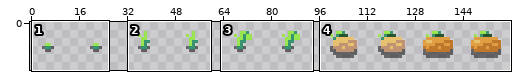
A sprite sheet gets an edit: static/textures/crop2.png. The first picture is a wide view before the edit; the outline marks the close-up.
Close-up. Earlier state:
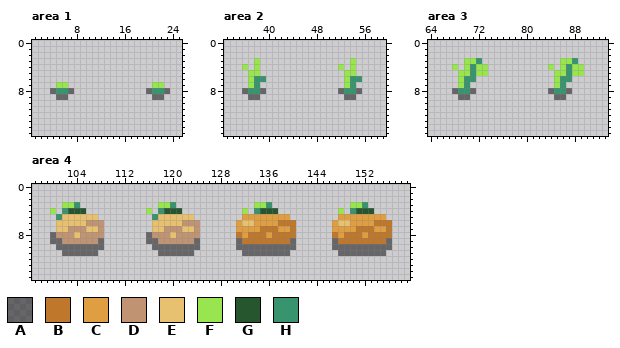
The file is 160x16 pixels. Shown: area 1: x 1..25, y 0..15; area 2: x 33..59, y 0..15; area 3: x 64..93, y 0..15; area 4: x 97..159, y 0..15.
Palette (. is transparent): A #00000080  B #be772b  C #de9e41  D #c09473  E #e8c170  F #99e550  G #25562e  H #37946e
Pixels before, area 1, first column x 4:
 7 .FF..............FF.
 8 AHHA............AHHA
 9 .AA..............AA.
Pixels before, area 2, first column x 36:
 3 ..F...............F.
 4 F.F.............F.F.
 5 .FF..............FF.
 6 .FHH.............FHH
 7 .FH..............FH.
 8 AHHA............AHHA
 9 .AA..............AA.
Pixels before, area 3, first column x 68:
 3 ..FFH.............FFH.
 4 F.FHFF..........F.FHFF
 5 .FFHFF...........FFHFF
 6 .FHH.............FHH..
 7 .FH..............FH...
 8 AHHA............AHHA..
 9 .AA..............AA...
Pixels before, area 4, first column x 100:
 3 ..FFH.............FFH.............FFH.............FFH....
 4 F.HGGG..........F.HGGG..........F.HGGG..........F.HGGG...
 5 .HEEEEEE.........HEEEEEE........CCCCCCCC........CCCCCCCC.
 6 .EEEEEDDD........EEEEEDDD......CEECCCCBBB......CEECCCCBBB
 7 .EEDDDEED........EEDDDEED......CCCCBBBCCB......CCCCBBBCCB
 8 ADDDEDDDD.......ADDDEDDDD......BCBBBCBBBB......BCBBBCBBBB
 9 AADDDDDDA.......AADDDDDDA......ABBBBBBBBA......ABBBBBBBBA
10 .AAAAAAAA........AAAAAAAA......AAAAAAAAAA......AAAAAAAAAA
11 ..AAAAAA..........AAAAAA........AAAAAAAA........AAAAAAAA.
The result:
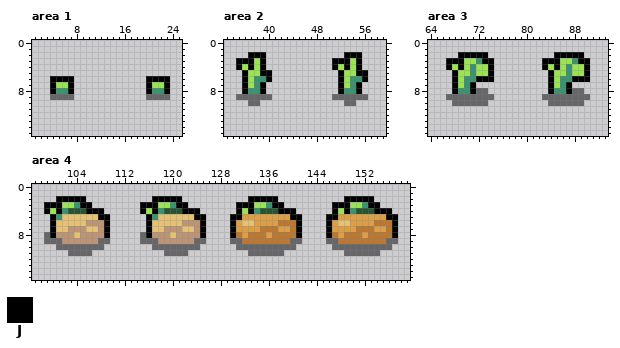
Colours new in this view: J #000000
The edit:
Changed rows in their new state; - is an unchanged pixel.
Area 1:
first column x 4:
 6 JJJJ------------JJJJ
 7 J--J------------J--J
 8 J--J------------J--J
 9 A--A------------A--A
Area 2:
first column x 35:
 2 --JJJ-------------JJJ-
 3 JJJ-J-----------JJJ-J-
 4 J-J-J-----------J-J-J-
 5 -J--JJ-----------J--JJ
 6 -J---J-----------J---J
 7 -J--J------------J--J-
 8 -J--J------------J--J-
 9 AA--AA----------AA--AA
10 --AA--------------AA--
Area 3:
first column x 67:
 2 --JJJJJ-----------JJJJJ-
 3 JJJ---JJ--------JJJ---JJ
 4 J-J----J--------J-J----J
 5 -J-----J---------J-----J
 6 -J---JJJ---------J---JJJ
 7 -J--J------------J--J---
 8 -J--JAA----------J--JAA-
 9 AA--AAAA--------AA--AAAA
10 -AAAAAA----------AAAAAA-
Area 4:
first column x 99:
 2 --JJJJJ-----------JJJJJ-----------JJJJJ-----------JJJJJ----
 3 JJJ---JJ--------JJJ---JJ--------JJJ---JJ--------JJJ---JJ---
 4 J-J----JJJ------J-J----JJJ------J-J----JJJ------J-J----JJJ-
 5 -J-------JJ------J-------JJ----JJ--------JJ----JJ--------JJ
 6 -J--------J------J--------J----J----------J----J----------J
 7 -J--------J------J--------J----J----------J----J----------J
 8 AJ--------J-----AJ--------J----J----------J----J----------J
 9 A---------A-----A---------A----A----------A----A----------A
11 ---.----.----------.----.--------.------.--------.------.--
